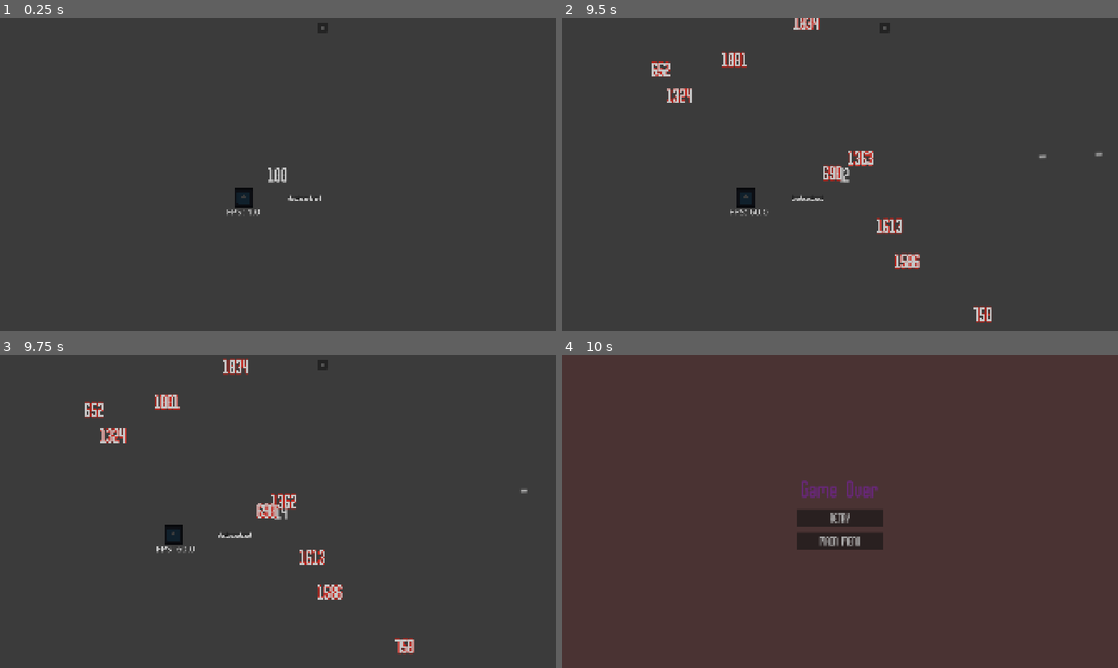
Above: before the commit, frames 1-4 (two rows, left to right).
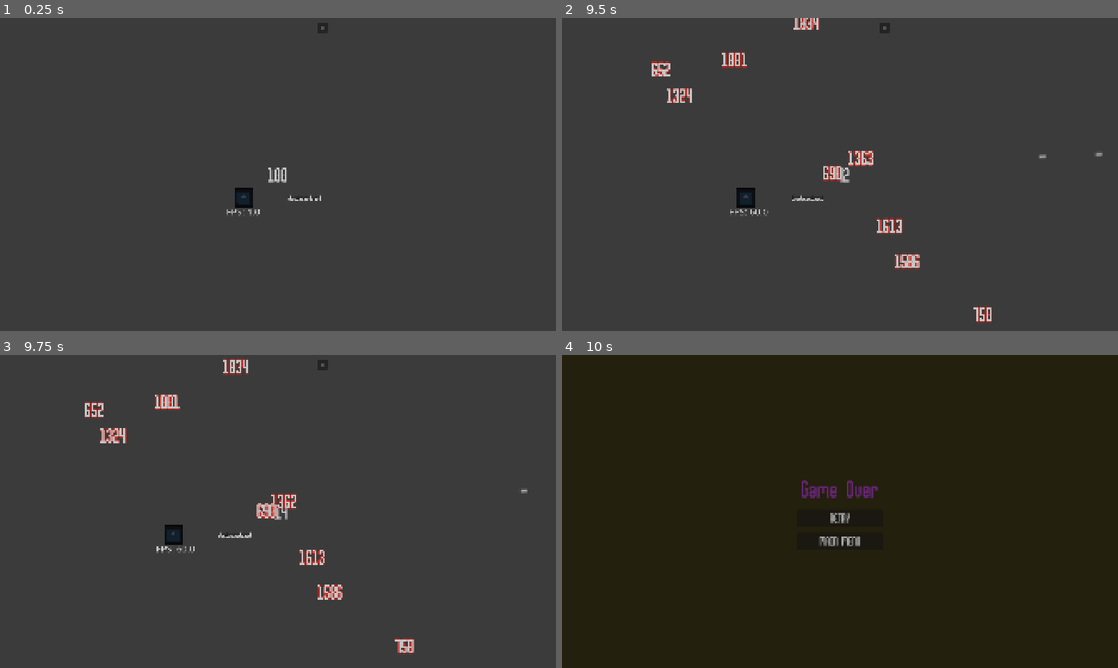
Above: after the commit, the same moments.

Repository: emon22830/KL20
Game: Godot game, scene res://src/main/main.tscn
The game is run twice, just before and just after one commit, with the same random seed, the same clock (stepped at 60 frames per second) and the same inputs. The engine's default icon, where the game draws it, is replaced by a stand-in: a white triangle on a blue panel in a dark square.
Inputs (mouse positions are in pixels of both pictures, inside the frame that each line leads up to):
- Up to frame 1 (0.25 s): no input
- Up to frame 2 (9.5 s): click "II" at 0.5 s; click "RESUME" at 1.25 s; tap Enter (ui_accept) at 2, 2.27, 3.02, 4.52, 5.27, 6.02, 7.52, 8.27, 9.02 s; move the mouse to (962, 158) at 2.02 s; press the mouse at (962, 158) at 2.03 s; hold D (move_right) 2.03-3.53 s; move the mouse to (728, 190) at 2.77 s; release the mouse at (728, 190) at 2.78 s; click (728, 190) at 2.85 s; move the mouse to (895, 105) at 3.52 s; press the mouse at (895, 105) at 3.53 s; hold A (move_left) 3.53-4.28 s; move the mouse to (812, 237) at 4.27 s; release the mouse at (812, 237) at 4.28 s; hold D (move_right) 4.28-5.78 s; click (812, 237) at 4.35 s; move the mouse to (1006, 221) at 5.02 s; press the mouse at (1006, 221) at 5.03 s; move the mouse to (673, 127) at 5.77 s; release the mouse at (673, 127) at 5.78 s; hold A (move_left) 5.78-6.53 s; click (673, 127) at 5.85 s; move the mouse to (867, 174) at 6.52 s; press the mouse at (867, 174) at 6.53 s; hold D (move_right) 6.53-7.28 s; move the mouse to (756, 96) at 7.27 s; release the mouse at (756, 96) at 7.28 s; hold A (move_left) 7.28-8.78 s; click (756, 96) at 7.35 s; move the mouse to (962, 158) at 8.02 s; press the mouse at (962, 158) at 8.03 s; move the mouse to (728, 190) at 8.77 s; release the mouse at (728, 190) at 8.78 s; hold D (move_right) from 8.78 s (still down); click (728, 190) at 8.85 s
- Up to frame 3 (9.75 s): keep holding D (move_right); move the mouse to (333, 442) at 9.52 s; press the mouse at (333, 442) at 9.53 s
- Up to frame 4 (10 s): keep holding D (move_right)

Frames 1-3 are identical in both runs. In frame 4, 98% of the frame differs, in the area x 0-100%, y 0-100%.

Commit message:
game over colour

Diff:
--- /dev/null
+++ b/src/gameover/backgroundRainbow.gd
@@ -0,0 +1,19 @@
+extends ColorRect
+
+@export_range(0.0, 1.0) var saturation: float = 0.40
+@export_range(0.0, 1.0) var brightness: float = 100
+@export_range(0.0, 1.0) var hue: float = 0.0
+@export var rainbow_speed: float = 0.5
+
+# Called when the node enters the scene tree for the first time.
+func _ready() -> void:
+	pass # Replace with function body.
+
+
+# Called every frame. 'delta' is the elapsed time since the previous frame.
+func _process(delta: float) -> void:
+	pass
+
+func _physics_process(delta: float) -> void:
+	hue = wrapf(hue + rainbow_speed * delta, 0.0, 1.0)
+	modulate = Color.from_hsv(hue, saturation, brightness, 1.0)
--- a/src/gameover/game_over.tscn
+++ b/src/gameover/game_over.tscn
@@ -2,7 +2,7 @@
 
 [ext_resource type="Script" uid="uid://weq0dje1vc6f" path="res://src/gameover/game_over.gd" id="1_gameover"]
 [ext_resource type="FontFile" uid="uid://d3itg5u8xvefx" path="res://asset/font/AvenuePixel-Regular.otf" id="2_pbwxr"]
-[ext_resource type="Script" uid="uid://c1u634qxj1813" path="res://src/gameover/GameOverRainbow.gd" id="3_r0ly3"]
+[ext_resource type="Script" uid="uid://c1u634qxj1813" path="res://src/gameover/titleRainbow.gd" id="3_r0ly3"]
 
 [node name="GameOver" type="Control" unique_id=1397512582]
 process_mode = 3
@@ -21,7 +21,7 @@
 anchor_bottom = 1.0
 grow_horizontal = 2
 grow_vertical = 2
-color = Color(0.8352941, 0, 0, 0.13725491)
+color = Color(0.17596933, 0.16079342, 0.06475724, 1)
 
 [node name="VBoxContainer" type="VBoxContainer" parent="." unique_id=779972792]
 layout_mode = 1
@@ -54,6 +54,7 @@
 saturation = 0.325
 brightness = 0.765
 hue = 0.523
+rainbow_speed = 1.0
 
 [node name="Retry" type="Button" parent="VBoxContainer" unique_id=1085053178]
 layout_mode = 2
Not shown, added: src/gameover/backgroundRainbow.gd.uid
Renamed: src/gameover/GameOverRainbow.gd -> src/gameover/titleRainbow.gd
Renamed: src/gameover/GameOverRainbow.gd.uid -> src/gameover/titleRainbow.gd.uid
